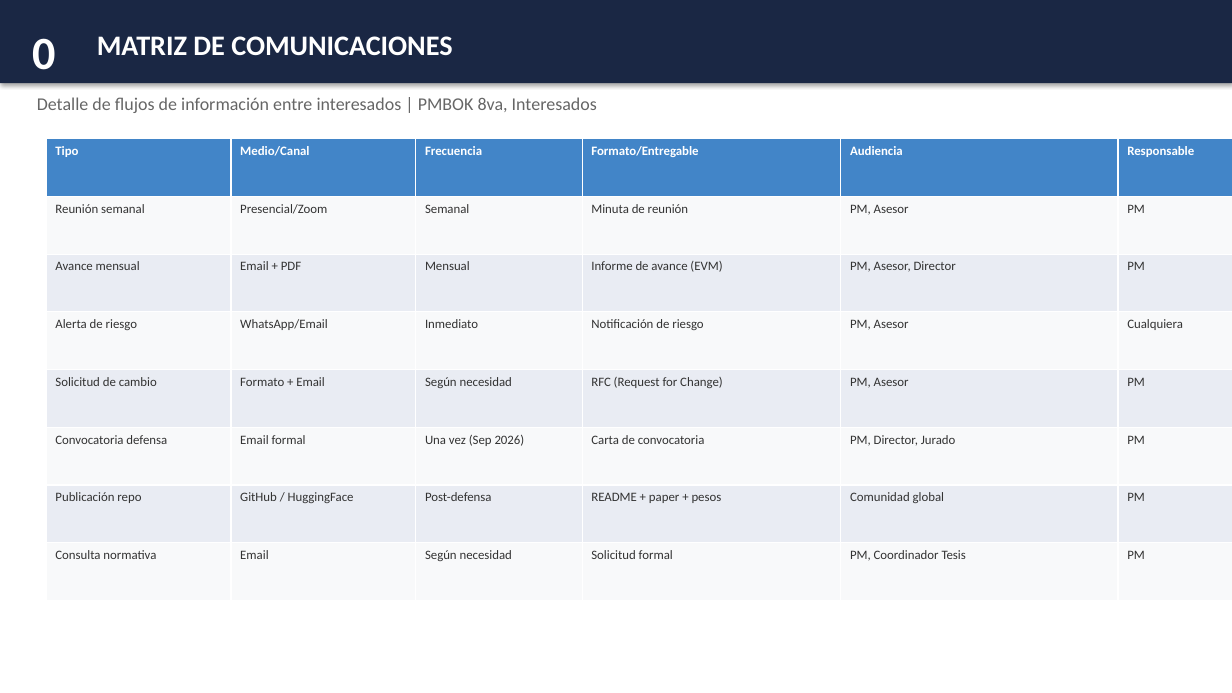
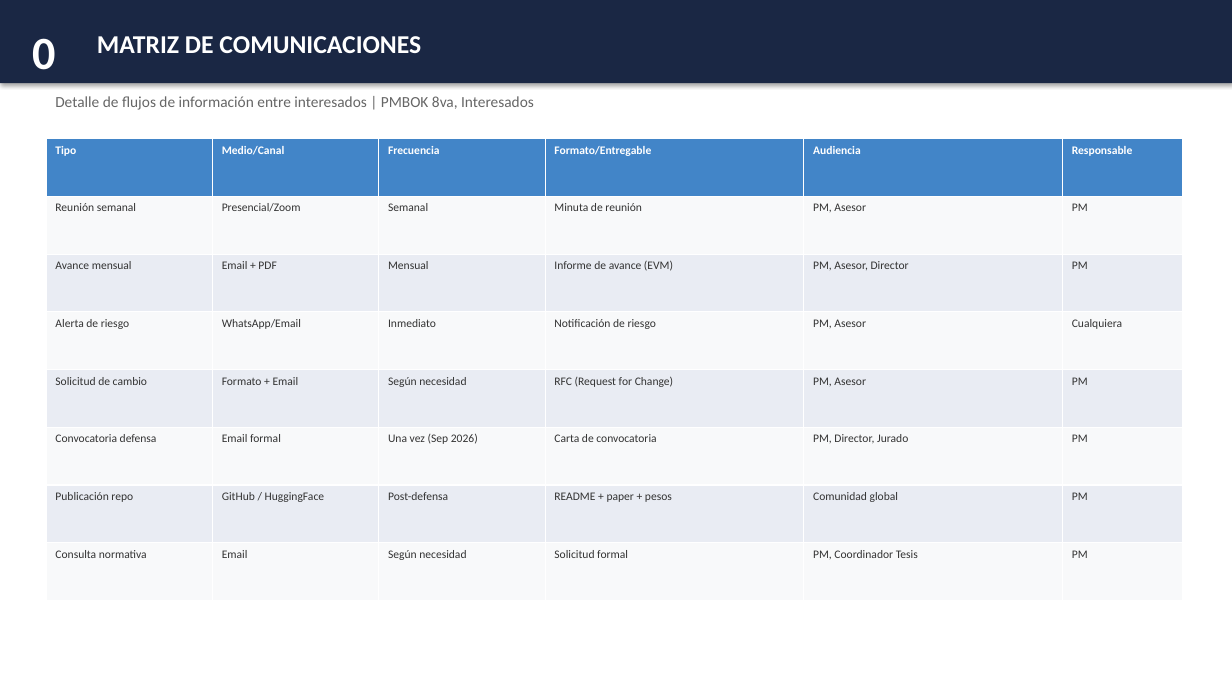
Before and after one commit to pabloflores465/edt-tesis-project, a slide deck: slide 9 of revision/entregables_finales/LoRA_Plan_Direccion_Proyecto_Completo.pptx. Drawn at 1232x693 pixels with LibreOffice and Linux fonts; fonts in the diff are those of the drawing. Boxes give left, top, right and bottom in pixels: in the first picture for what was removed or moved away, otherwise in the second. Text is boxed around its words. In the diff, an @@ line names an element or a change of style, - is before the commit and + after.

```diff
--- a/revision/entregables_finales/LoRA_Plan_Direccion_Proyecto_Completo.pptx
+++ b/revision/entregables_finales/LoRA_Plan_Direccion_Proyecto_Completo.pptx
@@ text "MATRIZ DE COMUNICACIONES" at (97,36,421,53): size 22 to 20 pt @@
@@ text "Detalle de flujos de información ...": place and size @@
-text "Detalle de flujos de información ..." at (37,97,597,113)
+text "Detalle de flujos de información ..." at (55,96,534,110)
@@ text "Detalle de flujos de información ..." at (55,96,534,110): size 14 to 12 pt @@
@@ table at (46,139,1183,601) @@
@@ size 10 to 9 pt @@
@@ table: place and size @@
-table at (46,139,1232,601)
+table at (46,139,1183,601)
```
Also in this commit, not shown: 3 other slides changed, 3 slides added, 2 slides removed, 2 other files.
